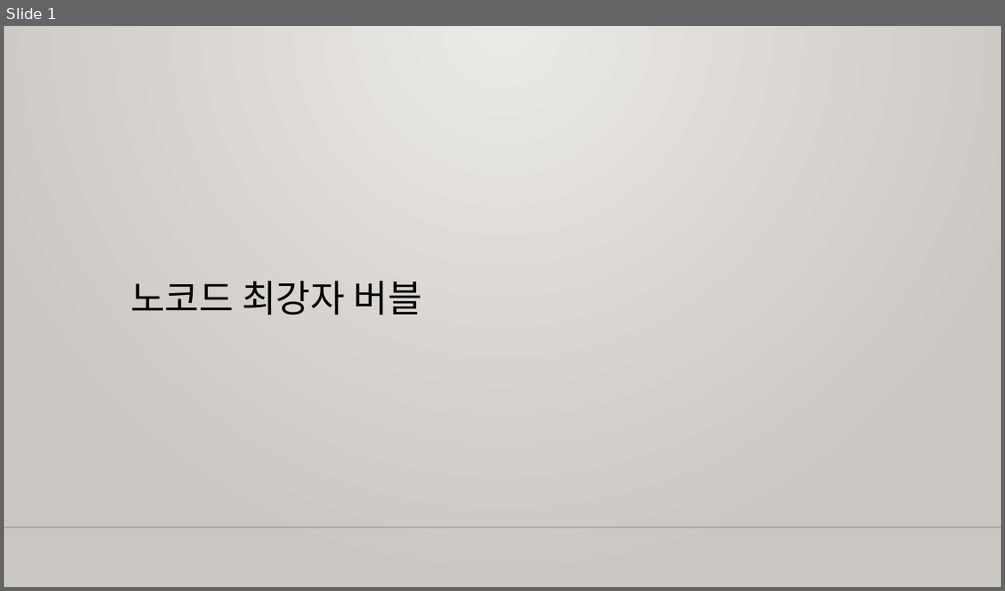
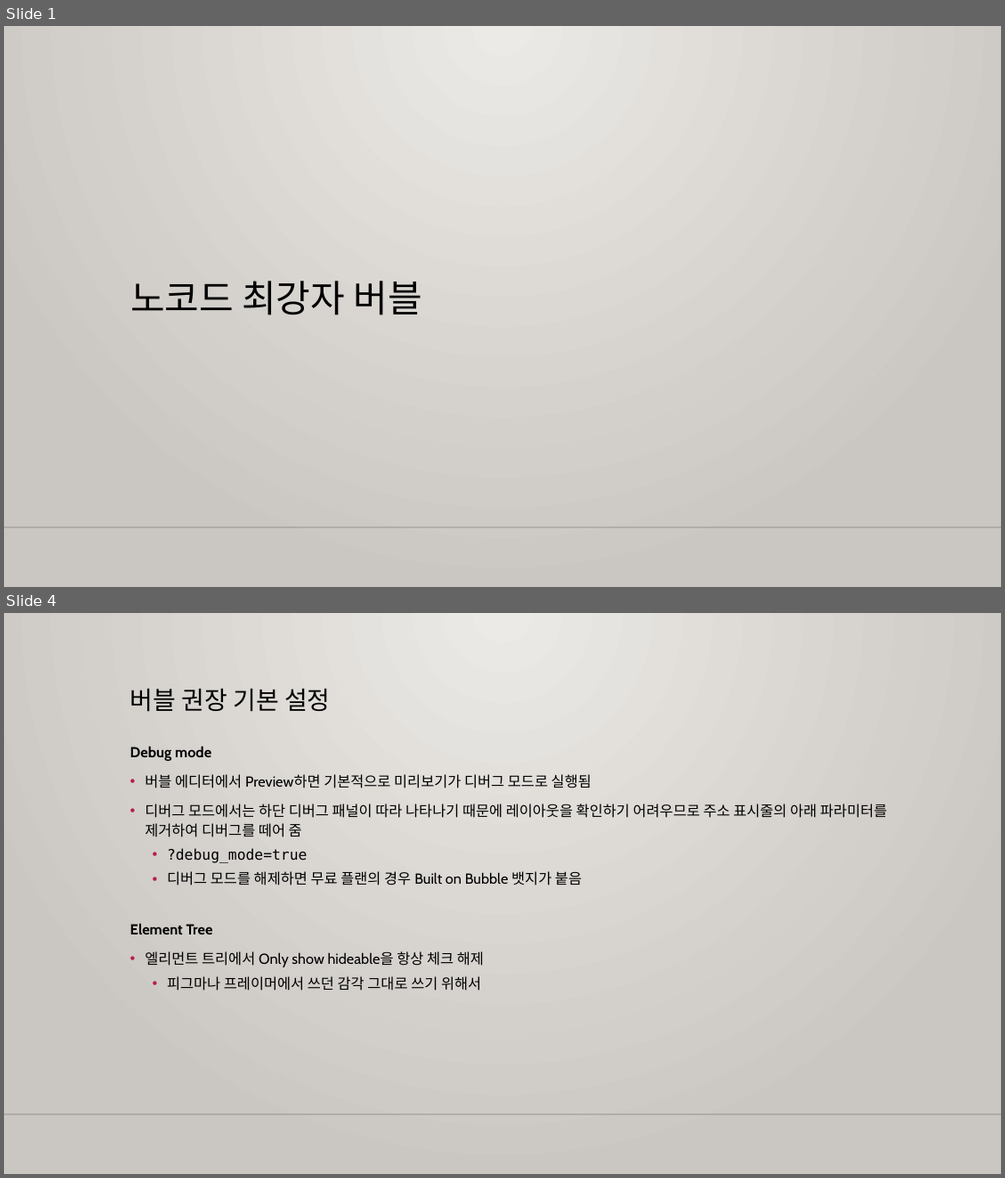
Before and after one commit to m00nlygreat/obsidian-vault, a slide deck: 노코드 엔지니어링/노코드 최강자 버블.pptx. Shown one above the other, each under a label of ours: slide 1 before the commit, slides 1 and 4 after it; the slides between them are not shown. The pictures are 1005x591 and 1005x1178 pixels, drawn with LibreOffice and Linux fonts; fonts in the diff are those of the drawing; background and template pictures are left out. Boxes give left, top, right and bottom in pixels: in the first picture for what was removed or moved away, otherwise in the second. Text is boxed around its words. In the diff, an @@ line names an element or a change of style, - is before the commit and + after.

Commit message:
백업 완료: 2023-11-26 05:21:28
Affected files:
노코드 엔지니어링/노코드 최강자 버블.pptx

```diff
--- a/노코드 엔지니어링/노코드 최강자 버블.pptx
+++ b/노코드 엔지니어링/노코드 최강자 버블.pptx
@@ slide 4 added at (4, 613, 1001, 1174), background gradient #ECEAE7 to #CAC7C1; not listed: 1 template element that a slide beside it also shows @@
@@ title added at (130, 689, 331, 712), 24 pt, text #000000 @@
+버블 권장 기본 설정
@@ text added at (130, 746, 887, 990), 14 pt, text #000000 @@
+Debug mode
+• 버블 에디터에서 Preview하면 기본적으로 미리보기가 디버그 모드로 실행됨
+• 디버그 모드에서는 하단 디버그 패널이 따라 나타나기 때문에 레이아웃을 확인하기 어려우므로 주소 표시줄의 아래 파라미터를 제거하여 디버그를 떼어 줌
+  • ?debug_mode=true
+  • 디버그 모드를 해제하면 무료 플랜의 경우 Built on Bubble 뱃지가 붙음
+Element Tree
+• 엘리먼트 트리에서 Only show hideable을 항상 체크 해제
+  • 피그마나 프레이머에서 쓰던 감각 그대로 쓰기 위해서
```
Also in this commit, not shown: 2 slides changed, 3 slides removed.
